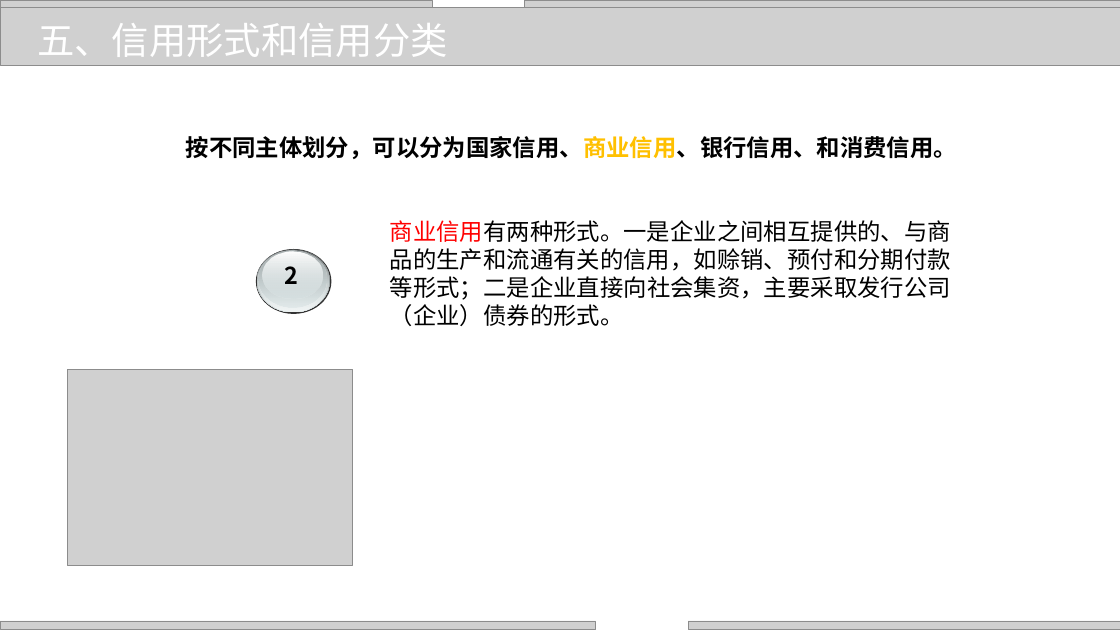
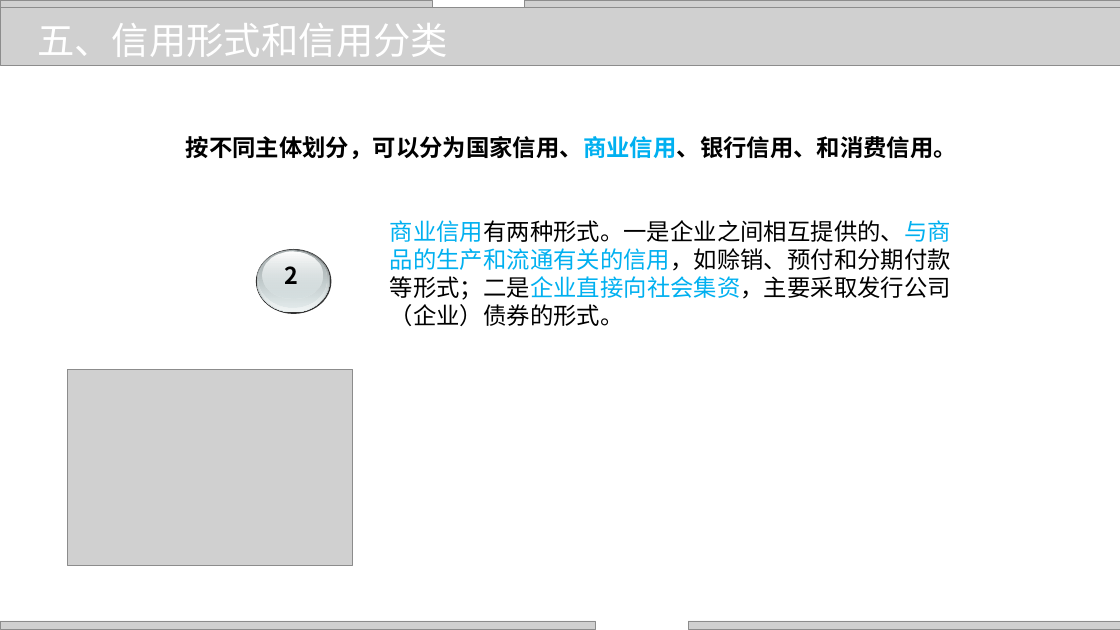
Before and after one commit to zhangjianzhang/internet_credit, a slide deck: slide 14 of files/slides/lecture_1.pptx. Drawn at 1120x630 pixels with LibreOffice and Linux fonts; fonts in the diff are those of the drawing; grey boxes stand for pictures; background and template pictures are left out. Boxes give left, top, right and bottom in pixels: in the first picture for what was removed or moved away, otherwise in the second. Text is boxed around its words. In the diff, an @@ line names an element or a change of style, - is before the commit and + after.

```diff
--- a/files/slides/lecture_1.pptx
+++ b/files/slides/lecture_1.pptx
@@ text "按不同主体划分，可以分为国家信用、商业信用、银行信用、和消费信用。" at [186,136,957,159]: text colour #FFC000 to #00B0F0 in "按不同主体划分，可以分为国家信用、商业信用、银行信用、和消费信用。" @@
@@ text "商业信用有两种形式。一是企业之间相互提供的、与商品的生产和流通有关的信用，如赊销、预付和分期付款等形式；二是企业直接向社 ..." at [390,220,951,326]: text colour #FF0000 to #00B0F0, text colour #000000 to #00B0F0 in "商业信用有两种形式。一是企业之间相互提供的、与商品的生产和流通有关的信用，如赊销、预付和分期付款等形式；二是企业直接向社 ..." @@
```
Also in this commit, not shown: 14 other slides changed, 7 other files.
